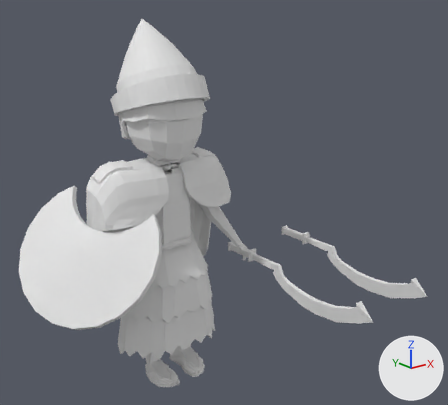
Two versions of the FBX model Map/Assets/Models/Summerian_warrior/summerian_warrior_advanced.fbx, one commit apart.
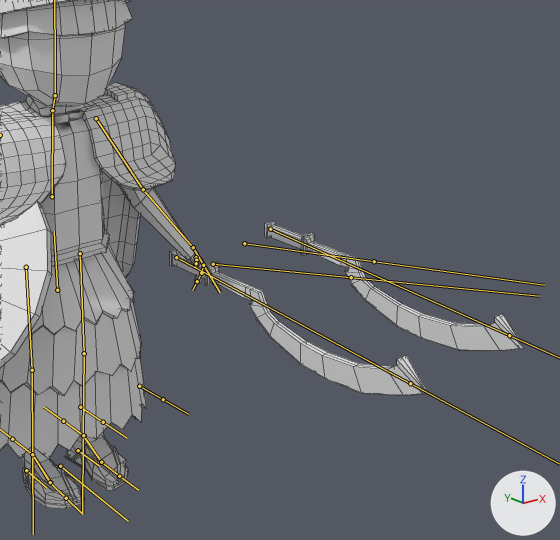
Each version appears first whole from a 50 mm camera at (-2.08, -3.21, 2.39) aimed at (0.18, -0.39, 1.26), and next in a close-up on the part from 30% to 100% of the width and 25% to 100% of the height. Arrows for +X, +Y and +Z are at lower right; the lights stay in place. The bones that bend it are drawn over the model as lines in the close-ups. The close-ups show mesh edges as thin lines.

The first close-up shows 'Sumerian'.
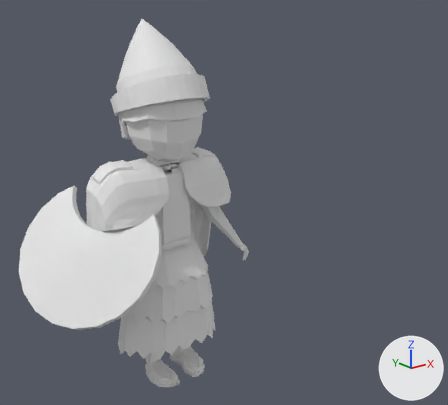
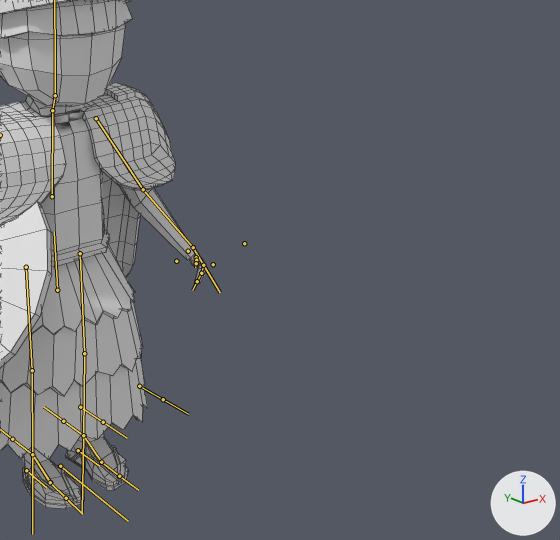
Commit message: Update Animations Sumerian Warriors

The newer file adds an action. The first version stands in its rest pose; the second is drawn at frame 1 of the action 'Armature|Sumerian_Warrior_Advanced_Dead'.

What differs and where, as boxes (x1, y1, x2, y2) in the close-ups (560 x 540 px):
'Sumerian', posed: before (0, 0, 524, 509); after (0, 0, 207, 509)
bone 'Hacha', root to tip: before (176, 257) to (410, 383); after (176, 261) to (176, 261)
bone 'Martillo', root to tip: before (270, 229) to (509, 335); after (188, 251) to (188, 251)

Edits to the bpy script that builds the scene:
```text
Change bone_hacha:
    where bone_hacha = bpy.data.objects['Armature'].pose.bones['Hacha']  # child of 'mano_L'
    bone_hacha.location: (0.0, 0.0, 0.0) -> (0.0, 0.0, 0.1)
    bone_hacha.rotation_quaternion: (1.0, 0.0, 0.0, 0.0) -> (0.0, 0.0, 0.0, 2.0)  # degrees (0, 0, 0) -> degrees (0, 0, 180)
    bone_hacha.scale: (1.0, 1.0, 1.0) -> (0.0, 0.0, 0.0)
Change bone_martillo:
    where bone_martillo = bpy.data.objects['Armature'].pose.bones['Martillo']  # child of 'mano_L'
    bone_martillo.location: (0.0, 0.0, 0.0) -> (-3.66, 0.32, -0.25)
    bone_martillo.rotation_quaternion: (1.0, 0.0, 0.0, 0.0) -> (0.0, 0.0, 0.0, 2.0)  # degrees (0, 0, 0) -> degrees (0, 0, 180)
    bone_martillo.scale: (1.0, 1.0, 1.0) -> (0.0, 0.0, 0.0)
```
